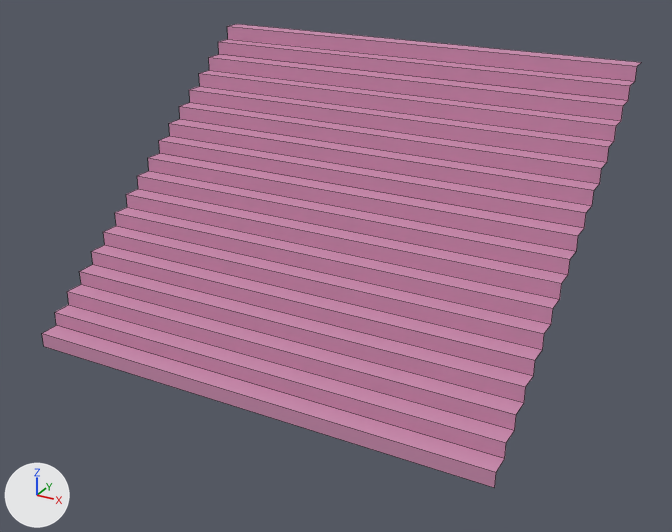
A saved change to the FBX model Assets/Models/Schody.fbx.
Both versions are drawn from a camera (50 mm lens) standing at (8.72, -12.38, 9.25) and looking at (0.23, 3.05, 1.54). The axes (+X, +Y, +Z) are drawn at lower left. The lights are the same throughout. Mesh edges are drawn as thin lines. Objects named as collision shapes, trigger or cutter boxes, shadow casters or lower levels of detail are left out. Where no turn or scale is listed for an object, it has been applied to the vertices.

Script lines for the objects in view, before the commit:
```python
me_cube_046 = bpy.data.meshes.new('Cube.046')
me_cube_046.from_pydata(...)  # 74 vertices, 36 faces; spans x -4.98..4.98, y -0.21..7.36, z -0.15..5.42
me_cube_046.materials.append(mat_material_002)  # pink #cb8cae
ob_schody = bpy.data.objects.new('schody', me_cube_046)
ob_schody.location = (0.0, 0.0, 0.0)
```
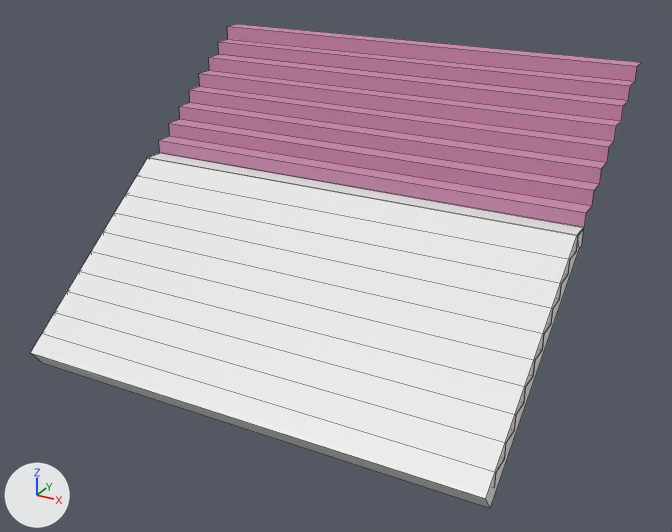
What differs and where, as boxes [x1, y1, x2, y2] in the pictures (672 x 532 px):
'schody_Collider05', added: after [30, 153, 584, 508]
'schody05', added: after [494, 228, 584, 488]
'schody', unchanged, covered by the edit: before [42, 24, 642, 488]; after [159, 24, 642, 228]

What changed in the scene script:
```text
Add me_cube_075:
    me_cube_075.from_pydata(...)  # 42 vertices, 20 faces; spans x -4.98..4.98, y -0.21..3.99, z -0.15..2.94
    me_cube_075.materials.append(mat_material_002)  # pink #cb8cae
Add me_cube_076:
    me_cube_076.from_pydata([(-4.96, -0.67, -0.78), (-4.96, -0.94, -0.41), (4.96, -0.67, -0.78), (4.96, -0.94, -0.41), (4.96, 3.64, 2.67), (4.96, 3.64, 2.29), (-4.96, 3.64, 2.67), (-4.96, 3.64, 2.29), (-4.96, 3.49, 2.29), (-4.96, 3.22, 2.67), (4.96, 3.49, 2.29), (4.96, 3.22, 2.67)], [], [(10, 8, 7, 5), (10, 11, 3, 2), (2, 3, 1, 0), (8, 10, 2, 0), (11, 9, 1, 3), (11, 10, 5, 4), (8, 9, 6, 7), (9, 11, 4, 6), (0, 1, 9, 8), (7, 6, 4, 5)])
Add ob_schody05:
    ob_schody05 = bpy.data.objects.new('schody05', me_cube_075)
    ob_schody05.location = (0.0, 0.0, 0.0)
Add ob_schody_collider05:
    ob_schody_collider05 = bpy.data.objects.new('schody_Collider05', me_cube_076)
    ob_schody_collider05.location = (0.0, 0.35, 0.29)
```
